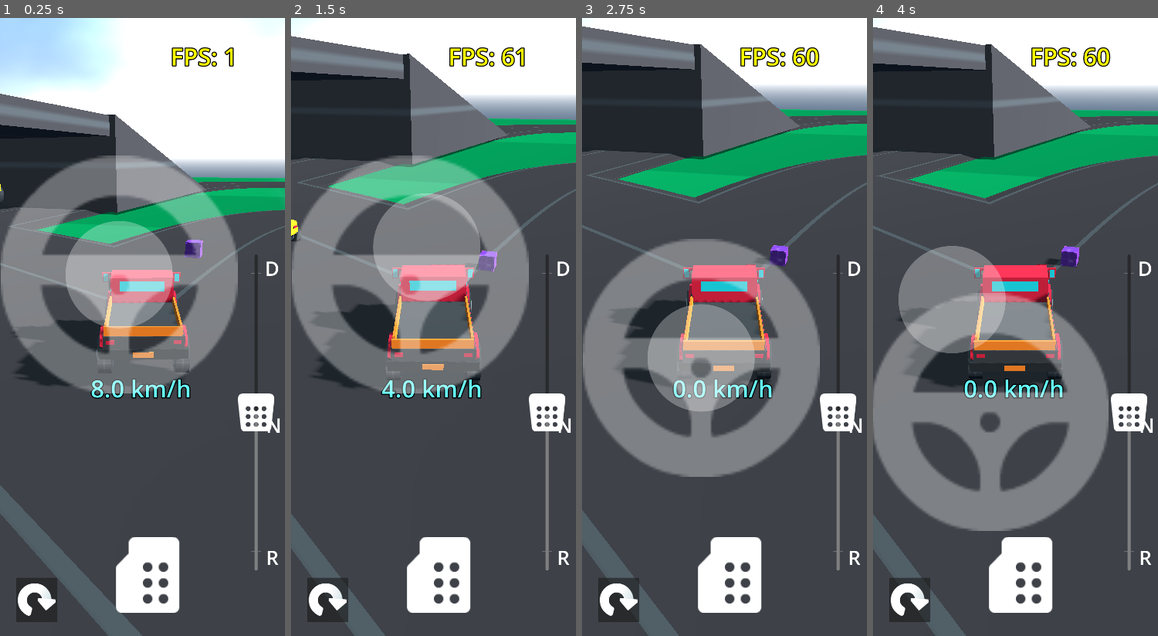
Above: before the commit, frames 1-4 (left to right).
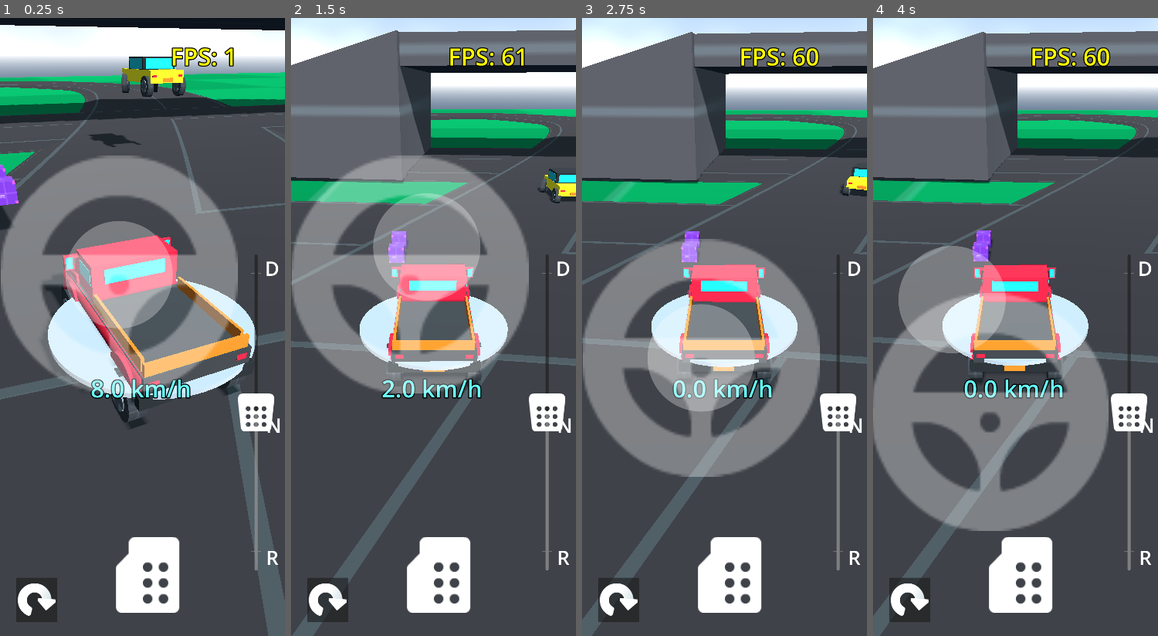
Above: after the commit, the same moments.

Repository: AssafDamari/cars-2
Game: Godot game, scene res://scenes/main.tscn
The game is run twice, just before and just after one commit, with the same random seed, the same clock (stepped at 60 frames per second) and the same inputs.
Inputs (mouse positions are in pixels of both pictures, inside the frame that each line leads up to):
- Up to frame 1 (0.25 s): no input
- Up to frame 2 (1.5 s): click (328, 598) at 0.5 s; tap Enter (ui_accept) at 1.25 s; drag from (407, 277) to (462, 191) at 1.27 s
- Up to frame 3 (2.75 s): drag from (667, 357) to (710, 450) at 2.02 s
- Up to frame 4 (4 s): move the mouse to (1044, 191) at 2.77 s; hold Right (ui_right) 2.78-3.5 s; drag from (1001, 450) to (930, 234) at 3.52 s

The runs differ from the first frame. In frame 1, 44% of the frame differs, in the area x 0-100%, y 0-100%; in frame 2, 33%; in frame 3, 31%; in frame 4, 31%.

Commit message:
add cargo load functionality

Diff:
--- a/scenes/box.gd
+++ b/scenes/box.gd
@@ -1,13 +1,10 @@
+class_name Cargo
 extends RigidBody3D
 
 @onready var active_marker: MeshInstance3D = $ActiveMarker
-var on_ground: bool = false
-func _on_area_3d_body_entered(body: Node3D) -> void:
-	if body.name == "Ground":
-		on_ground = true
-	elif body is Car:
-		if on_ground:
-			active_marker.visible = true
 
-func _on_area_3d_body_exited(_body: Node3D) -> void:
+func show_active_marker():
+	active_marker.visible = true
+
+func hide_active_marker():
 	active_marker.visible = false
--- a/scenes/box.tscn
+++ b/scenes/box.tscn
@@ -48,6 +48,3 @@
 sorting_use_aabb_center = false
 mesh = SubResource("TorusMesh_ks2v0")
 surface_material_override/0 = SubResource("StandardMaterial3D_c2ln5")
-
-[connection signal="body_entered" from="Area3D" to="." method="_on_area_3d_body_entered"]
-[connection signal="body_exited" from="Area3D" to="." method="_on_area_3d_body_exited"]
--- a/scenes/car_1.gd
+++ b/scenes/car_1.gd
@@ -6,8 +6,6 @@
 @export var max_brake_force: float = 20.0
 @export var max_steering_angle: float = 0.4
 @export var steering_speed: float = 0.3
-enum CAR_TYPE { REGULAR = 1, RACING = 2, TRUCK = 3 }
-@export var car_type:CAR_TYPE = CAR_TYPE.REGULAR
 @onready var body_mesh: MeshInstance3D = $Body/MeshInstance3D
 
 
--- a/scenes/car_1.tscn
+++ b/scenes/car_1.tscn
@@ -293,6 +293,3 @@
 transform = Transform3D(0.12797426, 0, 0, 0, -9.256594e-08, 0.5161956, 0, -2.117662, -2.2563626e-08, -0.975, 0.416, 0.017)
 material_override = ExtResource("2_o6j5x")
 mesh = SubResource("CylinderMesh_b4fkd")
-
-[node name="LoadPosition" type="Marker3D" parent="." unique_id=931693975]
-transform = Transform3D(1, 0, 0, 0, 1, 0, 0, 0, 1, 0, 1.6654167, -0.4156593)
--- /dev/null
+++ b/scenes/cargo_loader.gd
@@ -0,0 +1,32 @@
+extends Node3D
+
+@onready var load_button: Button = $CanvasLayer/LoadButton
+@onready var unload_button: Button = $CanvasLayer/UnloadButton
+@onready var load_pos: Marker3D = $LoadPos
+
+var currentActiveCargo: Cargo = null
+
+func _on_area_3d_body_entered(body: Node3D) -> void:
+	if body is Cargo:
+		# replace previus activeCargo if any
+		if currentActiveCargo:
+			currentActiveCargo.hide_active_marker()
+			currentActiveCargo = null
+		body.show_active_marker()
+		load_button.visible = true
+		currentActiveCargo = body
+
+func _on_area_3d_body_exited(body: Node3D) -> void:
+	if body is Cargo:
+		body.hide_active_marker()
+		load_button.visible = false
+		currentActiveCargo = null
+
+
+func _on_load_button_pressed() -> void:
+	if currentActiveCargo:
+		currentActiveCargo.hide_active_marker()
+		currentActiveCargo.freeze = true
+		currentActiveCargo.global_position = load_pos.global_position
+		currentActiveCargo.freeze = false
+		currentActiveCargo = null
--- /dev/null
+++ b/scenes/cargo_loader.tscn
@@ -0,0 +1,49 @@
+[gd_scene format=3 uid="uid://bgysdvmxdmqs1"]
+
+[ext_resource type="Script" uid="uid://cid0hjlnr0uw3" path="res://scenes/cargo_loader.gd" id="1_ftntb"]
+[ext_resource type="Texture2D" uid="uid://bi1ucqs2h7ixv" path="res://textures/icon_load.png" id="2_lgkbt"]
+[ext_resource type="Texture2D" uid="uid://b5afu7yxstj7c" path="res://textures/icon_unload.png" id="3_wrukd"]
+
+[sub_resource type="SphereShape3D" id="SphereShape3D_ypayn"]
+radius = 1.8677905
+
+[node name="CargoLoader" type="Node3D" unique_id=1528885774]
+script = ExtResource("1_ftntb")
+
+[node name="Area3D" type="Area3D" parent="." unique_id=1967734903]
+
+[node name="CollisionShape3D" type="CollisionShape3D" parent="Area3D" unique_id=1618796785]
+shape = SubResource("SphereShape3D_ypayn")
+
+[node name="CanvasLayer" type="CanvasLayer" parent="." unique_id=248335640]
+
+[node name="LoadButton" type="Button" parent="CanvasLayer" unique_id=931328939]
+visible = false
+anchors_preset = 2
+anchor_top = 1.0
+anchor_bottom = 1.0
+offset_left = 154.0
+offset_top = -145.0
+offset_right = 258.0
+offset_bottom = -41.0
+grow_vertical = 0
+icon = ExtResource("2_lgkbt")
+
+[node name="UnloadButton" type="Button" parent="CanvasLayer" unique_id=177598676]
+visible = false
+anchors_preset = 2
+anchor_top = 1.0
+anchor_bottom = 1.0
+offset_left = 157.0
+offset_top = -146.0
+offset_right = 261.0
+offset_bottom = -42.0
+grow_vertical = 0
+icon = ExtResource("3_wrukd")
+
+[node name="LoadPos" type="Marker3D" parent="." unique_id=1960464610]
+transform = Transform3D(1, 0, 0, 0, 1, 0, 0, 0, 1, 0, 1.807562, 0)
+
+[connection signal="body_entered" from="Area3D" to="." method="_on_area_3d_body_entered"]
+[connection signal="body_exited" from="Area3D" to="." method="_on_area_3d_body_exited"]
+[connection signal="pressed" from="CanvasLayer/LoadButton" to="." method="_on_load_button_pressed"]
--- a/scenes/main.tscn
+++ b/scenes/main.tscn
@@ -8,9 +8,11 @@
 [ext_resource type="PackedScene" uid="uid://c1y6yhe347n7s" path="res://scenes/fps_label.tscn" id="5_tbgi4"]
 [ext_resource type="Texture2D" uid="uid://ctgqaagfieav1" path="res://textures/roadTexture_72.png" id="5_tefeu"]
 [ext_resource type="PackedScene" uid="uid://dq5vm2aqyrech" path="res://scenes/player_controller.tscn" id="5_ya4ey"]
+[ext_resource type="PackedScene" uid="uid://bgysdvmxdmqs1" path="res://scenes/cargo_loader.tscn" id="6_eb6dy"]
 [ext_resource type="PackedScene" uid="uid://i3mut64ucg30" path="res://scenes/bridge.tscn" id="6_tefeu"]
 [ext_resource type="PackedScene" uid="uid://dtp5bt81r57mc" path="res://scenes/npx_car.tscn" id="9_85g3d"]
 [ext_resource type="PackedScene" uid="uid://oic2u1tn4ubi" path="res://scenes/npc_car_controller.tscn" id="10_npcctrl"]
+[ext_resource type="PackedScene" uid="uid://bmt3vy8hxe5ya" path="res://scenes/unloading_area.tscn" id="12_eb6dy"]
 
 [sub_resource type="Curve3D" id="Curve3D_ya4ey"]
 closed = true
@@ -59,17 +61,18 @@
 max_speed = 40.0
 max_brake_force = 30.0
 steering_speed = 10.0
-car_type = 1
 
 [node name="NpcCarController" parent="NpxCar" unique_id=1893882791 node_paths=PackedStringArray("path_node") instance=ExtResource("10_npcctrl")]
 path_node = NodePath("../../NpcPath3D1")
 
 [node name="Car1" parent="." unique_id=1835131583 groups=["CAR"] instance=ExtResource("2_qo751")]
-transform = Transform3D(0.29157054, -3.924194e-08, -0.95654935, 3.483552e-08, 1, -3.0406095e-08, 0.95654935, -2.4456371e-08, 0.29157054, -10.711338, 1.6186069, 7.0265427)
+transform = Transform3D(1, 0, 0, 0, 1, 0, 0, 0, 1, -8.083866, 1.3292953, 0)
 color = Color(0.16584054, 0.15587628, 0.15587655, 1)
-car_type = 3
 
 [node name="PlayerController" parent="Car1" unique_id=193088310 instance=ExtResource("5_ya4ey")]
+
+[node name="CargoLoader" parent="Car1" unique_id=1528885774 instance=ExtResource("6_eb6dy")]
+transform = Transform3D(1, 0, 0, 0, 1, 0, 0, 0, 1, 0, 0, -0.4214406)
 
 [node name="Camera3DFollow" parent="." unique_id=2139757482 instance=ExtResource("3_jyhfs")]
 transform = Transform3D(0.64139605, 0, 0.76720995, 0, 1, 0, -0.76720995, 0, 0.64139605, 2.7503166, 1.8271985, 3.5695868)
@@ -119,4 +122,10 @@
 transform = Transform3D(19.848871, -1.07268434e-07, -2.4540164, 1.07268434e-07, 20, -6.605928e-09, 2.4540164, -6.6059176e-09, 19.848871, -26.51064, -3.837562e-08, 32.3887)
 
 [node name="Box" parent="." unique_id=74203526 instance=ExtResource("4_85g3d")]
-transform = Transform3D(1, 0, 0, 0, 1, 0, 0, 0, 1, -17.358711, 2.6521802, 6.6364985)
+transform = Transform3D(1, 0, 0, 0, 1, 0, 0, 0, 1, -6.5620956, 2.6521802, 6.6364985)
+
+[node name="Box2" parent="." unique_id=57168869 instance=ExtResource("4_85g3d")]
+transform = Transform3D(1, 0, 0, 0, 1, 0, 0, 0, 1, -6.5620956, 2.6521802, 8.327319)
+
+[node name="UnloadingArea" parent="." unique_id=1699998781 instance=ExtResource("12_eb6dy")]
+transform = Transform3D(1, 0, 0, 0, 1, 0, 0, 0, 1, -8.083866, 1.3292953, -0.4214406)
--- a/scenes/unloading_area.tscn
+++ b/scenes/unloading_area.tscn
@@ -3,7 +3,15 @@
 [sub_resource type="SphereShape3D" id="SphereShape3D_o8lru"]
 radius = 1.6306573
 
+[sub_resource type="CylinderMesh" id="CylinderMesh_o8lru"]
+top_radius = 2.0
+bottom_radius = 2.0
+height = 0.1
+
 [node name="UnloadingArea" type="Area3D" unique_id=1699998781]
 
 [node name="CollisionShape3D" type="CollisionShape3D" parent="." unique_id=710715816]
 shape = SubResource("SphereShape3D_o8lru")
+
+[node name="MeshInstance3D" type="MeshInstance3D" parent="." unique_id=880973422]
+mesh = SubResource("CylinderMesh_o8lru")
Not shown, added: scenes/cargo_loader.gd.uid
Binary file added: textures/icon_load.png
Not shown, added: textures/icon_load.png.import
Binary file added: textures/icon_unload.png
Not shown, added: textures/icon_unload.png.import
